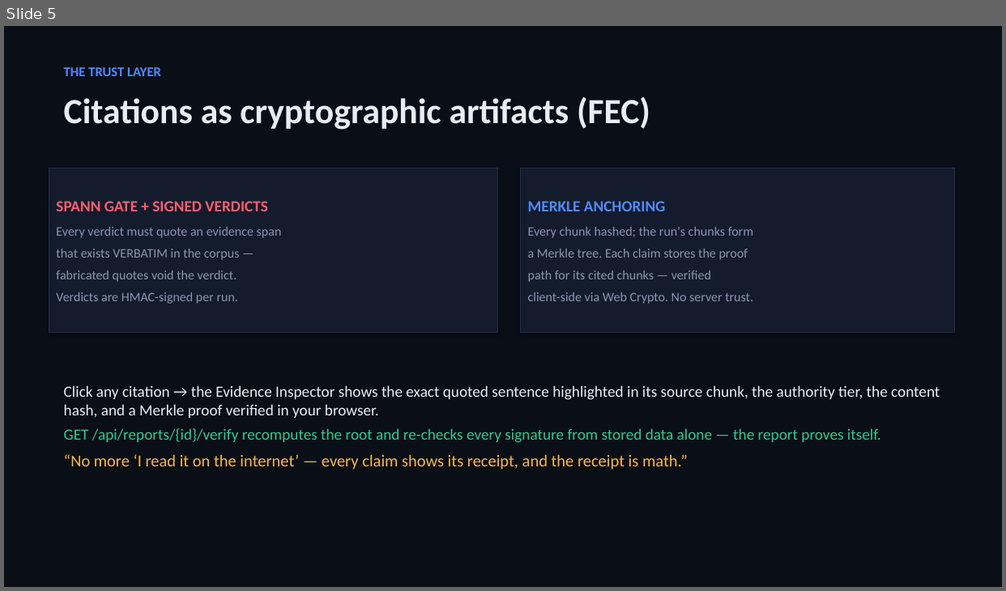
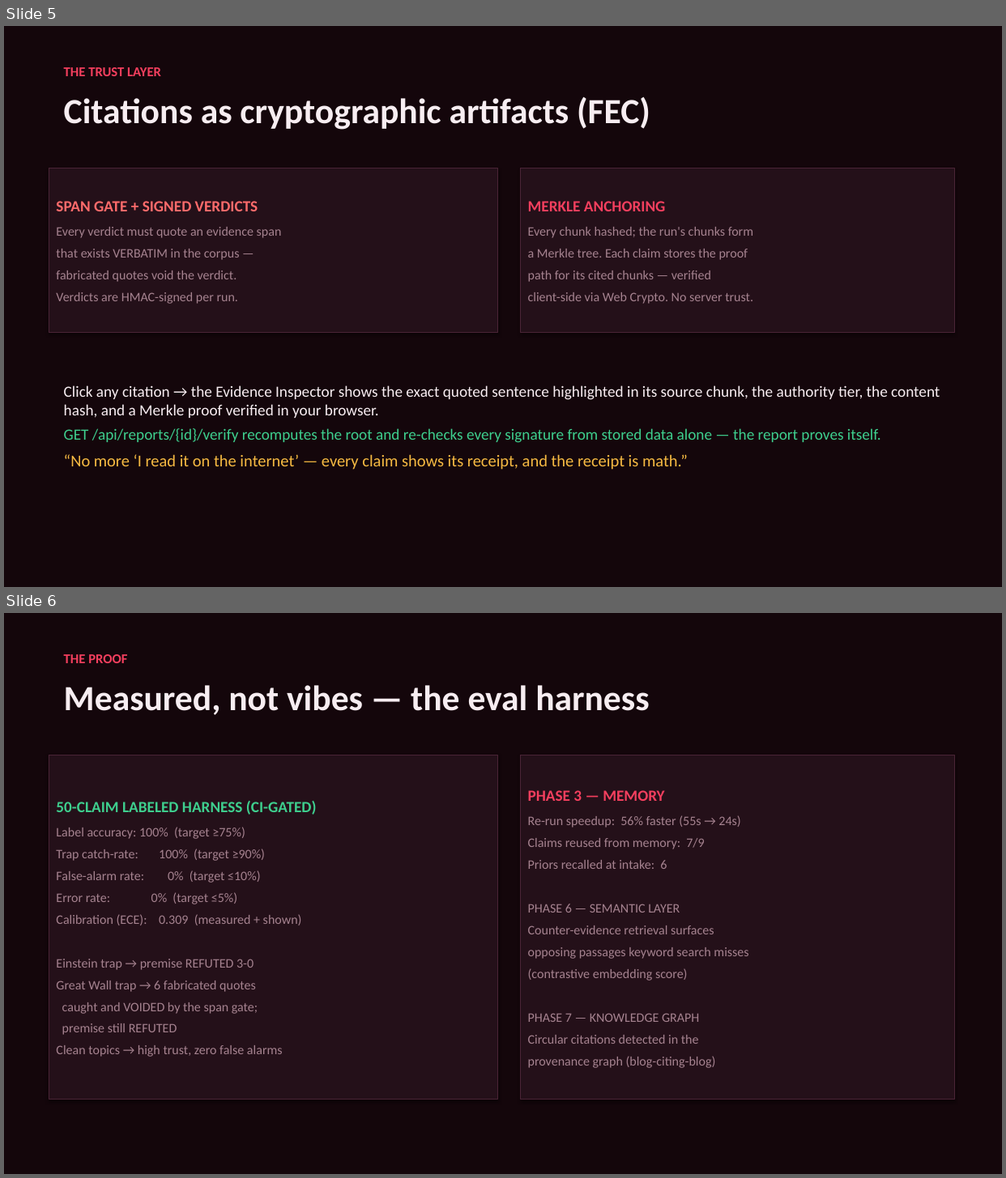
Before and after one commit to ArpitKumar8649/Innovahack_chapter1, a slide deck: submission/VeriFact_Deck.pptx. Shown one above the other, each under a label of ours: slide 5 before the commit, slides 5 and 6 after it. The pictures are 1006x591 and 1006x1178 pixels, drawn with LibreOffice and Linux fonts; fonts in the diff are those of the drawing. Boxes give left, top, right and bottom in pixels: in the first picture for what was removed or moved away, otherwise in the second. Text is boxed around its words. In the diff, an @@ line names an element or a change of style, - is before the commit and + after.

```diff
--- a/submission/VeriFact_Deck.pptx
+++ b/submission/VeriFact_Deck.pptx
@@ slide 6 added at bbox=[4, 613, 1002, 1174], background #14060B @@
@@ text added at bbox=[64, 654, 649, 715], 34 pt, text #F7EDF1, bold @@
+THE PROOF
+Measured, not vibes — the eval harness
@@ rectangle added at bbox=[49, 756, 498, 1100], fill #241019, outline #4A2436 0.75 pt, 12.5 pt, text #A5828F @@
+50-CLAIM LABELED HARNESS (CI-GATED)
+Label accuracy: 100% (target ≥75%)
+Trap catch-rate: 100% (target ≥90%)
+False-alarm rate: 0% (target ≤10%)
+Error rate: 0% (target ≤5%)
+Calibration (ECE): 0.309 (measured + shown)
+Einstein trap → premise REFUTED 3-0
+Great Wall trap → 6 fabricated quotes
+caught and VOIDED by the span gate;
+premise still REFUTED
+Clean topics → high trust, zero false alarms
@@ rectangle added at bbox=[521, 756, 955, 1100], fill #241019, outline #4A2436 0.75 pt, 12.5 pt, text #A5828F @@
+PHASE 3 — MEMORY
+Re-run speedup: 56% faster (55s → 24s)
+Claims reused from memory: 7/9
+Priors recalled at intake: 6
+PHASE 6 — SEMANTIC LAYER
+Counter-evidence retrieval surfaces
+opposing passages keyword search misses
+(contrastive embedding score)
+PHASE 7 — KNOWLEDGE GRAPH
+Circular citations detected in the
+provenance graph (blog-citing-blog)
@@ slide 5 changed as well @@
@@ background #0A0E17 to #14060B @@
@@ text "THE TRUST LAYER" at bbox=[64, 67, 650, 130]: text colour #4F8CFF to #F43F5E in "THE TRUST LAYER"; text colour #E8ECF4 to #F7EDF1 in "Citations as cryptographic artifacts (FEC)" @@
@@ rectangle "SPAN GATE + SIGNED VERDICTS" at bbox=[49, 169, 498, 333]: fill #141B2D to #241019; outline #232E47 0.75 pt to #4A2436 0.75 pt @@
@@ rectangle "MERKLE ANCHORING" at bbox=[521, 169, 955, 333]: text colour #4F8CFF to #F43F5E in "MERKLE ANCHORING"; text colour #8B96AD to #A5828F; fill #141B2D to #241019; outline #232E47 0.75 pt to #4A2436 0.75 pt @@
@@ text in rectangle at bbox=[56, 201, 258, 211]: text changed; text colour #FF5D6C to #FF6B6B @@
-SPANN GATE + SIGNED VERDICTS
+SPAN GATE + SIGNED VERDICTS
@@ text in rectangle at bbox=[56, 227, 282, 304]: text colour #8B96AD to #A5828F in "Every verdict must quote an evidence span", "that exists VERBATIM in the corpus —", "fabricated quotes void the verdict.", "Verdicts are HMAC-signed per run." @@
@@ text at bbox=[64, 386, 940, 443]: text colour #E8ECF4 to #F7EDF1 in "Click any citation → the Evidence Inspector ..."; text colour #2ECC8F to #3ECF8E in "GET /api/reports/{id}/verify recomputes the root and re-chec ..." @@
```
Also in this commit, not shown: 4 other slides changed, 4 other slides added, 2 slides removed, 5 other files.
